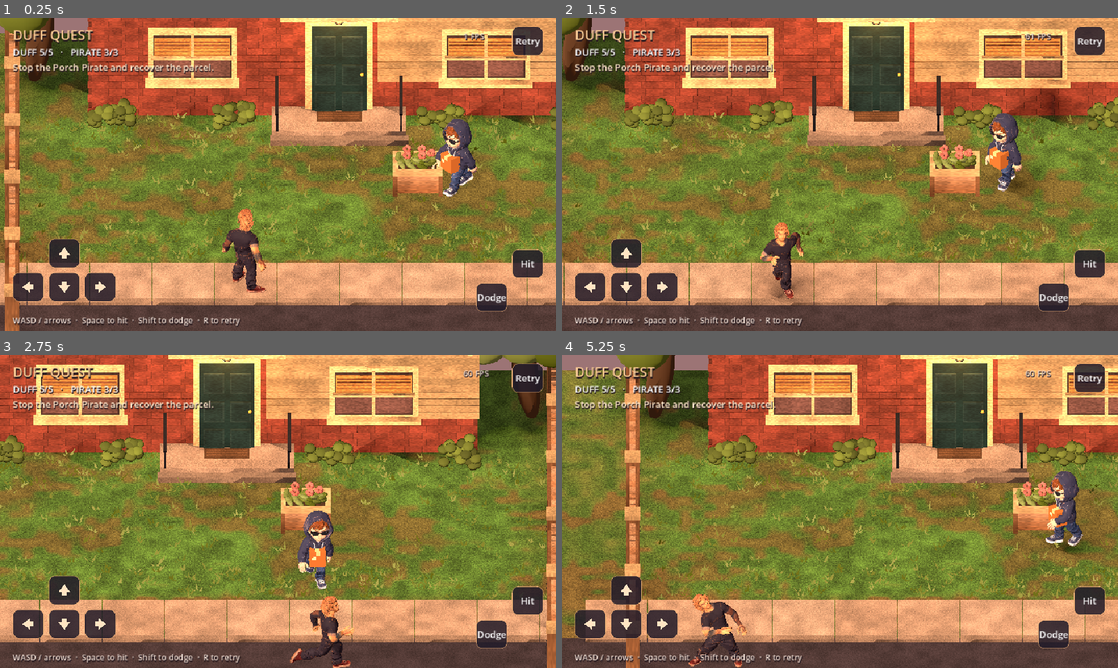
Above: before the commit, frames 1-4 (two rows, left to right).
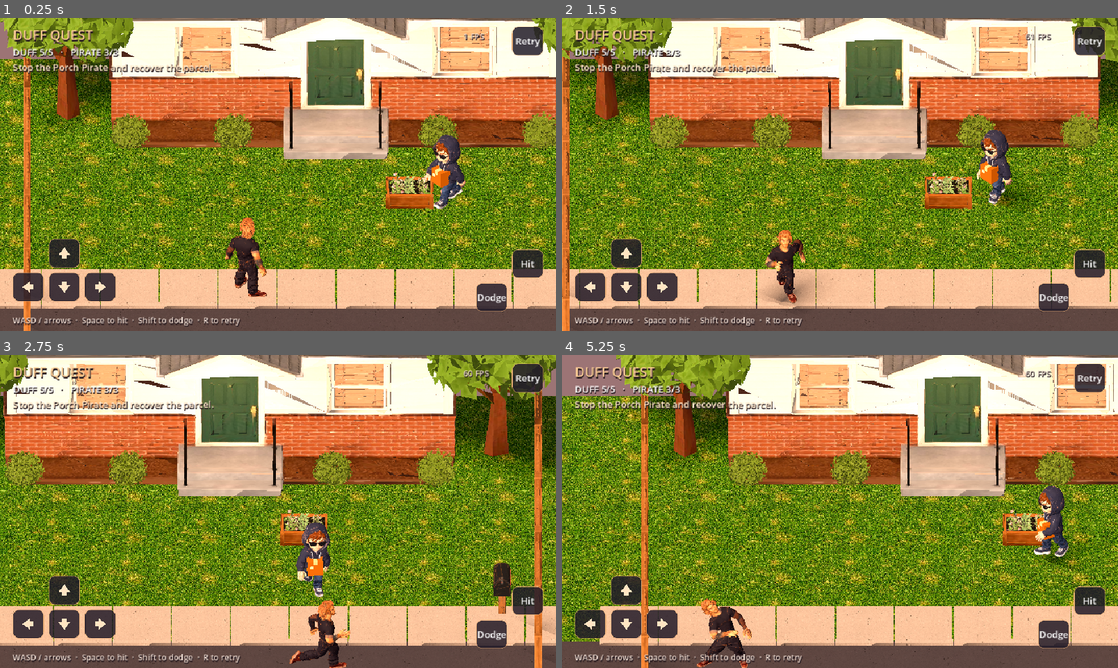
Above: after the commit, the same moments.

Repository: duffpowell-commits/duffquest
Game: Godot game, scene res://porch.tscn
Two runs of this game, one before a commit and one after it. Both use one fixed random seed, a clock stepped at 60 frames per second and the inputs below.
Inputs (mouse positions are in pixels of both pictures, inside the frame that each line leads up to):
- Up to frame 1 (0.25 s): no input
- Up to frame 2 (1.5 s): tap Enter (ui_accept) at 0.5, 0.77 s; move the mouse to (962, 158) at 0.52 s; hold Right (ui_right) 0.53-1.28 s; tap Shift at 0.6 s; click (962, 158) at 0.67 s; move the mouse to (728, 190) at 1.27 s; hold Down (ui_down) from 1.28 s (still down); tap R at 1.35 s
- Up to frame 3 (2.75 s): tap Enter (ui_accept) at 1.52 s; move the mouse to (333, 442) at 2.02 s; release Down (ui_down) at 2.03 s; hold Right (ui_right) from 2.03 s (still down); tap Shift at 2.1 s
- Up to frame 4 (5.25 s): move the mouse to (812, 574) at 2.77 s; release Right (ui_right) at 2.78 s; hold Up (ui_up) 2.78-3.53 s; tap R at 2.85, 4.35 s; click (812, 574) at 2.92 s; tap Enter (ui_accept) at 3.02, 3.77, 4.52 s; move the mouse to (1006, 558) at 3.52 s; hold Left (ui_left) 3.53-5.03 s; tap Shift at 3.6, 5.1 s; move the mouse to (673, 464) at 4.27 s; move the mouse to (867, 511) at 5.02 s; hold Down (ui_down) from 5.03 s (still down); click (867, 511) at 5.17 s

The runs differ from the first frame. In frame 1, 85% of the frame differs, in the area x 0-100%, y 0-100%; in frame 2, 85%; in frame 3, 86%; in frame 4, 86%.

Commit message:
3D porch slice: Meshy porch set to match the characters (#198)
* CI: stop holding back keystone-signed APKs on the dev release

Since Nov 23 every main build warned "this APK does not use the keystone
certificate" and kept the old APKs, yet keytool shows the keystone cert on all
three (CN=Keystone Games Key, F4:67:23:...). Match any apksigner "Signer ...
SHA-256 digest" line, fall back to keytool, log what the verifier said, and
check the porch3d APK too.

Co-Authored-By: Claude Opus 5.5 <noreply@anthropic.com>
Claude-Session: https://claude.ai/code/session_01V3sbxJwxg8bTft17uBPzRF

* CI: dedupe multi-line signer digests; keytool fallback only when apksigner is missing

Co-Authored-By: Claude Opus 5.5 <noreply@anthropic.com>
Claude-Session: https://claude.ai/code/session_01V3sbxJwxg8bTft17uBPzRF

* CI: read 'V3.0 Signer:' digest lines (apksigner on CI prefixes the scheme)

Run 45503525771 printed 'V3.0 Signer: certificate SHA-256 digest: f46723ee...' (the keystone),
which the ^Signer anchor missed, so every APK was still held back.

Co-Authored-By: Claude Opus 5.5 <noreply@anthropic.com>
Claude-Session: https://claude.ai/code/session_01V3sbxJwxg8bTft17uBPzRF

* 3D porch slice: Marketplace Mike fight (OBO sign throw, charge, rage taunt, KO)

Meshy model from his sprite sheet on the 24-bone rig with 7 real clips; walks in once the parcel is
back. Smoke 39 PASS. strip_pbr.py drops Meshy's unused normal/metal maps; clip_sheet.gd previews clips.

Co-Authored-By: Claude Opus 5.5 <noreply@anthropic.com>
Claude-Session: https://claude.ai/code/session_01V3sbxJwxg8bTft17uBPzRF

* Mike: step around the planter instead of standing off; a dodged OBO sign flies on past

From the fresh-eyes review. Also commits clip_sheet.gd.uid.

Co-Authored-By: Claude Opus 5.5 <noreply@anthropic.com>
Claude-Session: https://claude.ai/code/session_01V3sbxJwxg8bTft17uBPzRF

* clip_sheet.gd: load() rig_actor at runtime (main project's parse check has no res://rig_actor.gd)

Co-Authored-By: Claude Opus 5.5 <noreply@anthropic.com>
Claude-Session: https://claude.ai/code/session_01V3sbxJwxg8bTft17uBPzRF

* 3D porch slice: Meshy porch set in the characters' style (house, fence, planter, tree, bushes, mailbox)

Props generated from references in the same render style as the Meshy characters and fitted onto the
old layout (collisions unchanged); tiling grass/sidewalk textures; AgX tonemap; camera reframed so the
house front stays on screen. strip_pbr.py can now cap texture size. Smoke 40 PASS.

Co-Authored-By: Claude Opus 5.5 <noreply@anthropic.com>
Claude-Session: https://claude.ai/code/session_01V3sbxJwxg8bTft17uBPzRF

* 3D porch set: house sits on the ground, frontage collider meets the brick, trunk + mailbox colliders, drop unused texture

Co-Authored-By: Claude Opus 5.5 <noreply@anthropic.com>
Claude-Session: https://claude.ai/code/session_01V3sbxJwxg8bTft17uBPzRF

---------

Co-authored-by: Claude <noreply@anthropic.com>

Diff:
--- a/spike_full3d/porch.gd
+++ b/spike_full3d/porch.gd
@@ -34,7 +34,7 @@
 const MIKE_DIZZY := 1.0          ## after a charge: free hits
 const MIKE_SPAWN := Vector3(5.6, 0, 3.4)
 ## Closer than the block-model slice (9.25) so the real models read on a phone; follows Duff sideways.
-const CAMERA_SIZE := 6.6
+const CAMERA_SIZE := 7.0
 const CAMERA_OFFSET := Vector3(0, 9.6, 13)
 const CAMERA_X_LIMIT := 2.6
 
@@ -465,6 +465,9 @@
 	world.environment.ambient_light_source = Environment.AMBIENT_SOURCE_COLOR
 	world.environment.ambient_light_color = Color("#e9cbc0")
 	world.environment.ambient_light_energy = .69
+	# AgX keeps the Meshy textures' colour and the set's highlights from clipping (Compatibility supports it).
+	world.environment.tonemap_mode = Environment.TONE_MAPPER_AGX
+	world.environment.tonemap_exposure = 1.0
 	add_child(world)
 	var sun := DirectionalLight3D.new()
 	sun.rotation_degrees = Vector3(-41, -36, 0)
@@ -475,25 +478,29 @@
 	camera = Camera3D.new()
 	add_child(camera)
 	camera.position = CAMERA_OFFSET
-	camera.look_at(Vector3(0, .55, -.35))
+	camera.look_at(Vector3(0, .55, -.9))
 	camera.projection = Camera3D.PROJECTION_ORTHOGONAL
 	camera.size = CAMERA_SIZE
 	camera.make_current()
-	Art.garden(self)
-	Art.pavement(self)
-	Art.frontage(self)
-	Art.stoop(self)
-	Art.planter(self, PLANTER_AT, PLANTER_SIZE.x, PLANTER_SIZE.z)
+	Art.meshy_set(self, PLANTER_AT, PLANTER_SIZE)
+	var lamp := OmniLight3D.new()  # porch light by the door
+	lamp.position = Vector3(0, 2.6, -2.9)
+	lamp.light_color = Color("#ffb15e")
+	lamp.light_energy = 1.4
+	lamp.omni_range = 2.8
+	add_child(lamp)
 	_collider("Ground", Vector3(0, -.16, 0), Vector3(16, .32, 11))
-	_collider("FrontageCollider", Vector3(0, 1.4, -4.6), Vector3(10.6, 2.8, 2.4))
+	_collider("FrontageCollider", Vector3(0, 1.4, -4.85), Vector3(10.6, 2.8, 1.9))
 	_collider("StoopCollider", Vector3(0, .119, -2.95), Vector3(2.84, .238, 1.03))
 	_collider("StepCollider", Vector3(0, .066, -2.35), Vector3(2.92, .132, .22))
 	for x in [-6.9, 6.9]:
-		Art.fence(self, x)
 		_collider("FenceCollider", Vector3(x, .65, 0), Vector3(.32, 1.3, 11))
 	_collider("StreetLimit", Vector3(0, .6, 5.39), Vector3(15, 1.2, .23))
 	_collider("RearLimit", Vector3(0, .7, -5.51), Vector3(15, 1.4, .25))
 	_collider("PlanterCollider", PLANTER_AT + Vector3.UP * PLANTER_SIZE.y * .5, PLANTER_SIZE)
+	for x in [-6.0, 6.0]:
+		_collider("TrunkCollider", Vector3(x, .9, -4.2), Vector3(.5, 1.8, .5))
+	_collider("MailboxCollider", Vector3(6.1, .62, 2.45), Vector3(.42, 1.25, .5))
 
 func _build_hud() -> void:
 	var layer := CanvasLayer.new()
--- a/spike_full3d/porch_art.gd
+++ b/spike_full3d/porch_art.gd
@@ -77,7 +77,6 @@
 		visual.position = at
 		return visual
 
-
 static func surface_detail(visual: MeshInstance3D, grain: float, scale: Vector3, lawn := false) -> void:
 	var material := ShaderMaterial.new()
 	material.shader = GRAIN_SHADER
@@ -86,14 +85,10 @@
 	material.set_shader_parameter("lawn", lawn)
 	visual.material_override = material
 
-
 const SKIN := Color("#d38a59")
 const BLACK := Color("#25242c")
 const GOLD := Color("#e3ab55")
-const WOOD := Color("#a77953")
 const TRIM := Color("#e6c393")
-const CONCRETE := Color("#ae9580")
-const LEAF := Color("#74803e")
 
 static func person(parent: Node3D, hood: bool) -> Node3D:
 	var model := Node3D.new()
@@ -168,7 +163,6 @@
 		arm.finish(model, tag + "Arm", Vector3(side * .27, .925, 0))
 	return model
 
-
 static func animal_ink(mesh: Sculpture, at: Vector3, ink: Color, wolf: bool, yaw := 0.0) -> void:
 	var pose := Basis(Vector3.UP, yaw)
 	mesh.form(at, Vector3(.09, .108, .018), ink, Vector3(0, yaw, 0), 8)
@@ -180,7 +174,6 @@
 		eyes.append_array([Vector2(0, .04), Vector2(-.027, .033), Vector2(.027, .033), Vector2(-.022, -.009), Vector2(.022, -.009)])
 	for eye in eyes:
 		mesh.form(at + pose * Vector3(eye.x, eye.y, -.013), Vector3(.012, .008, .008), GOLD, Vector3(0, yaw, 0), 6)
-
 
 static func parcel(parent: Node3D, at: Vector3) -> Node3D:
 	var mesh := Sculpture.new()
@@ -191,174 +184,84 @@
 	mesh.box(Vector3(.086, .034, -.128), Vector3(.086, .07, .004), Color("#e6d7ae"))
 	return mesh.finish(parent, "Parcel", at)
 
-
-static func planter(parent: Node3D, at: Vector3, width: float, depth: float) -> void:
-	var mesh := Sculpture.new()
-	for side in [-1.0, 1.0]:
-		for row in 4:
-			var y := .115 + row * .112
-			var board := WOOD.lightened(row * .055)
-			mesh.box(Vector3(0, y, side * (depth / 2 - .06)), Vector3(width - .065, .104, .08), board)
-			mesh.box(Vector3(side * (width / 2 - .055), y, 0), Vector3(.08, .104, depth - .065), board.darkened(.1))
-		for end in [-1.0, 1.0]:
-			mesh.box(Vector3(side * (width / 2 - .05), .289, end * (depth / 2 - .05)), Vector3(.10, .578, .10), WOOD.darkened(.18))
-		mesh.box(Vector3(0, .567, side * (depth / 2 - .06)), Vector3(width, .106, .12), TRIM.darkened(.17))
-		mesh.box(Vector3(side * (width / 2 - .06), .567, 0), Vector3(.12, .106, depth - .24), TRIM.darkened(.13))
-	mesh.box(Vector3(0, .515, 0), Vector3(width - .17, .06, depth - .16), Color("#503b2c"))
-	var rng := RandomNumberGenerator.new()
-	rng.seed = 186
-	for i in 30:
-		var angle := i * 2.4
-		var spread := rng.randf_range(.1, .43)
-		mesh.form(Vector3(cos(angle) * spread, .66 + rng.randf_range(-.08, .07), sin(angle) * spread * .65), Vector3(.13, .095, .27), LEAF.lightened(rng.randf_range(-.15, .18)), Vector3(-.42, -angle, .14), 8)
-	for i in 5:
-		var angle := i * TAU / 5.0
-		var bloom := Vector3(cos(angle) * .28, .81 + .04 * (i % 2), sin(angle) * .16)
-		for petal in 9:
-			var orbit := petal * 2.4
-			mesh.form(bloom + Vector3(cos(orbit) * .056, .026 * (petal % 3), sin(orbit) * .052), Vector3(.083, .076, .081), Color("#c07669").lightened(.055 * (petal % 3)), Vector3.ZERO, 7)
-	surface_detail(mesh.finish(parent, "FlowerPlanter", at), .35, Vector3(16, 145, 16))
-
-
-static func frontage(parent: Node3D) -> void:
-	var mesh := Sculpture.new()
-	var brick := Color("#a15643")
-	mesh.box(Vector3(0, 1.4, -4.6), Vector3(10.6, 2.8, 2.4), brick.darkened(.27))
-	for row in 16:
-		var y := .085 + row * .172
-		for column in 29:
-			var x := -5.14 + column * .363 + (row % 2) * .09
-			if y > .89 and x > .8:
-				continue
-			var tint := 1.0 - float((column * 19 + row * 7) % 13) / 86.0
-			mesh.box(Vector3(x, y, -3.385), Vector3(.35, .156, .035), brick * Color(tint, tint, tint))
-	for row in 11:
-		mesh.box(Vector3(3.07, .963 + row * .172, -3.374), Vector3(4.51, .163, .064), TRIM.darkened(.19 + .032 * (row % 3)))
-	var roof := Color("#555064")
-	for side in [-1.0, 1.0]:
-		mesh.box(Vector3(0, 3.35, -4.61 + side * .84), Vector3(11.08, .16, 1.91), roof, Vector3(side * .43, 0, 0))
-		for row in 5:
-			for column in 29:
-				var x := -5.36 + column * .38 + (row % 2) * .09
-				var tint := .92 + .025 * ((row + column * 3) % 5)
-				mesh.box(Vector3(x, 3.132 + row * .145, -4.61 + side * (1.515 - row * .317)), Vector3(.367, .046, .35), roof * Color(tint, tint, tint), Vector3(side * .43, 0, 0))
-	# A narrow board at each height follows the triangular gable.
-	for row in 8:
-		var width := 4.18 - row * .50
-		mesh.box(Vector3(3.04, 2.951 + row * .105, -2.939), Vector3(width, .10, .14), TRIM.darkened(.16 + .018 * (row % 3)))
-	for side in [-1.0, 1.0]:
-		mesh.box(Vector3(3.04 + side * 1.06, 3.357, -2.88), Vector3(2.37, .114, .19), TRIM, Vector3(0, 0, -side * .402))
-		mesh.box(Vector3(3.04 + side * 1.06, 3.432, -3.17), Vector3(2.35, .095, .70), roof, Vector3(0, 0, -side * .402))
-	mesh.box(Vector3(3.04, 3.347, -2.842), Vector3(.35, .29, .05), WOOD.darkened(.23))
-	for slat in 4:
-		mesh.box(Vector3(3.04, 3.246 + slat * .065, -2.807), Vector3(.27, .03, .04), TRIM.darkened(.29))
-	mesh.box(Vector3(-1.96, 2.968, -2.965), Vector3(7.08, .13, .105), TRIM)
-	mesh.box(Vector3(0, 3.087, -3.012), Vector3(2.43, .12, .93), roof, Vector3(.14, 0, 0))
-	mesh.box(Vector3(0, 2.999, -2.59), Vector3(2.49, .12, .085), TRIM)
-	for side in [-1.0, 1.0]:
-		mesh.box(Vector3(side * 1.11, 2.83, -3.18), Vector3(.103, .34, .33), WOOD, Vector3(.55, 0, 0))
-		var x: float = side * 3.1
-		mesh.box(Vector3(x, 1.59, -3.32), Vector3(1.87, 1.28, .12), TRIM)
-		mesh.box(Vector3(x, 1.59, -3.249), Vector3(1.65, 1.06, .04), Color("#59423c"))
-		for pane in [-1.0, 1.0]:
-			mesh.box(Vector3(x + pane * .41, 1.84, -3.221), Vector3(.77, .455, .017), Color("#cf9756"))
-			mesh.box(Vector3(x + pane * .41, 1.34, -3.221), Vector3(.77, .455, .017), Color("#805e55"))
-			for slat in 5:
-				mesh.box(Vector3(x + pane * .41, 1.66 + slat * .08, -3.208), Vector3(.74, .021, .011), Color("#9d6b47"))
-		mesh.box(Vector3(x, 1.59, -3.197), Vector3(.07, 1.18, .062), TRIM.darkened(.07))
-		mesh.box(Vector3(x, 1.59, -3.192), Vector3(1.73, .065, .068), TRIM.darkened(.07))
-		mesh.box(Vector3(x, .946, -3.205), Vector3(1.99, .091, .24), TRIM)
-	mesh.box(Vector3(0, 1.23, -3.326), Vector3(1.42, 2.44, .12), TRIM)
-	mesh.box(Vector3(0, 1.202, -3.239), Vector3(1.16, 2.28, .071), Color("#263e3a"))
-	for y in [.49, 1.16, 1.88]:
-		for x in [-.284, .284]:
-			mesh.box(Vector3(x, y, -3.19), Vector3(.438, .495, .04), Color("#354a44"))
-			mesh.box(Vector3(x, y, -3.166), Vector3(.372, .429, .011), Color("#2b403c"))
-	mesh.form(Vector3(.486, 1.19, -3.151), Vector3(.074, .074, .083), GOLD)
-	mesh.form(Vector3(0, 2.63, -3.16), Vector3(.18, .25, .20), Color("#ffd487"))
-	mesh.form(Vector3(0, 2.765, -3.16), Vector3(.22, .13, .22), BLACK)
-	for i in 4:
-		var angle := (i + .5) * TAU / 4.0
-		mesh.box(Vector3(cos(angle) * .081, 2.623, -3.16 + sin(angle) * .086), Vector3(.016, .218, .016), BLACK)
-	for y in [2.532, 2.709]:
-		mesh.band(Vector3(0, y, -3.16), .089, BLACK, Vector3.ZERO, .009)
-	surface_detail(mesh.finish(parent, "BrickAndClapboardFrontage"), .39, Vector3(27, 63, 42))
-	var lamp := OmniLight3D.new()
-	lamp.position = Vector3(0, 2.58, -3.03)
-	lamp.light_color = Color("#ffb15e")
-	lamp.light_energy = 1.55
-	lamp.omni_range = 2.8
-	parent.add_child(lamp)
-
-
-static func stoop(parent: Node3D) -> void:
-	var mesh := Sculpture.new()
-	mesh.box(Vector3(0, .119, -2.95), Vector3(2.84, .238, 1.03), CONCRETE)
-	mesh.box(Vector3(0, .066, -2.35), Vector3(2.92, .132, .22), CONCRETE.darkened(.14))
-	mesh.box(Vector3(0, .248, -2.98), Vector3(.95, .02, .36), WOOD.darkened(.38))
-	for side in [-1.0, 1.0]:
-		var x: float = side * 1.31
-		for post in 5:
-			var z := -3.32 + post * .218
-			var high := .99 - .075 * post
-			mesh.box(Vector3(x, (high + .24) * .5, z), Vector3(.045, high - .24, .043), BLACK)
-		mesh.box(Vector3(x, .84, -2.88), Vector3(.075, .065, 1.01), BLACK, Vector3(.329, 0, 0))
-	for rib in 14:
-		mesh.box(Vector3(0, .259, -3.144 + rib * .024), Vector3(.87, .008, .008), WOOD.darkened(.21))
-	surface_detail(mesh.finish(parent, "StoopAndRails"), .35, Vector3(62, 62, 62))
-
-
-static func fence(parent: Node3D, x: float) -> void:
-	var mesh := Sculpture.new()
-	for i in 47:
-		var z := -5.31 + i * .229
-		var tint := float((i * 17) % 11) * .017
-		var y := .66 + (i % 3) * .013
-		mesh.box(Vector3(0, y, z), Vector3(.12, 1.23, .208), WOOD.lightened(tint))
-		mesh.box(Vector3(0, y + .614, z), Vector3(.12, .072, .146), WOOD.lightened(tint + .055))
-	for y in [.28, 1.07]:
-		mesh.box(Vector3(-signf(x) * .084, y, 0), Vector3(.095, .128, 10.84), WOOD.darkened(.17))
-	for i in 6:
-		var z := -5.35 + i * 2.14
-		mesh.box(Vector3(0, .724, z), Vector3(.29, 1.448, .30), WOOD.darkened(.18))
-		mesh.box(Vector3(0, 1.463, z), Vector3(.333, .105, .339), TRIM.darkened(.21))
-		for nail in [-1.0, 1.0]:
-			mesh.form(Vector3(-signf(x) * .155, 1.07, z + nail * .074), Vector3(.018, .033, .033), BLACK, Vector3.ZERO, 6)
-	surface_detail(mesh.finish(parent, "TimberFence", Vector3(x, 0, 0)), .34, Vector3(40, 9, 105))
-
-
-static func pavement(parent: Node3D) -> void:
-	var mesh := Sculpture.new()
-	mesh.box(Vector3(0, -.055, 5.43), Vector3(20.0, .11, 3.69), Color("#4b4146"))
+# --- Meshy set dressing (Nov 24): props made in the same render style as the characters. ---
+# Each GLB is normalised (largest side ~1.9) and centred, so place() fits it to a target size.
+# Collision stays the simple boxes in porch.gd.
+
+## Fit a prop so its bounding box becomes `size` (axes left at 0 follow the largest given scale),
+## with its base on y=at.y and its centre at at.x/at.z.
+static func place(parent: Node3D, file: String, at: Vector3, size: Vector3, yaw := 0.0) -> Node3D:
+	var prop: Node3D = (load("res://models/set/%s.glb" % file) as PackedScene).instantiate()
+	prop.name = file.capitalize()
+	prop.set_meta("set_prop", file)
+	parent.add_child(prop, true)
+	var box := AABB()
+	var first := true
+	for mesh in prop.find_children("*", "MeshInstance3D", true, false):
+		var visual := mesh as MeshInstance3D
+		var bounds: AABB = visual.transform * visual.get_aabb()
+		box = bounds if first else box.merge(bounds)
+		first = false
+		visual.cast_shadow = GeometryInstance3D.SHADOW_CASTING_SETTING_ON
+	var turned := box.size if is_zero_approx(fmod(yaw, PI)) else Vector3(box.size.z, box.size.y, box.size.x)
+	var fit := Vector3(size.x / turned.x if size.x > 0 else 0.0, size.y / turned.y if size.y > 0 else 0.0,
+		size.z / turned.z if size.z > 0 else 0.0)
+	var largest := maxf(fit.x, maxf(fit.y, fit.z))
+	for axis in 3:
+		if fit[axis] == 0.0:
+			fit[axis] = largest
+	if not is_zero_approx(fmod(yaw, PI)):
+		fit = Vector3(fit.z, fit.y, fit.x)
+	prop.scale = fit
+	prop.rotation.y = yaw
+	var centre := box.get_center() * fit
+	prop.position = at - Basis(Vector3.UP, yaw) * Vector3(centre.x, 0, centre.z) - Vector3(0, box.position.y * fit.y, 0)
+	return prop
+
+## World z of a placed prop's front-most point.
+static func _front(prop: Node3D) -> float:
+	var front := -INF
+	for mesh in prop.find_children("*", "MeshInstance3D", true, false):
+		var visual := mesh as MeshInstance3D
+		var local := visual.get_aabb()
+		for i in 8:
+			front = maxf(front, (prop.transform * visual.transform * local.get_endpoint(i)).z)
+	return front
+
+static func textured(visual: MeshInstance3D, file: String, tiles_per_metre: float, tint := Color.WHITE) -> void:
+	var material := StandardMaterial3D.new()
+	material.albedo_texture = load("res://models/set/%s.jpg" % file)
+	material.albedo_color = tint
+	material.uv1_triplanar = true
+	material.uv1_world_triplanar = true
+	material.uv1_scale = Vector3.ONE * tiles_per_metre
+	material.roughness = .95
+	visual.material_override = material
+
+static func meshy_set(parent: Node3D, planter_at: Vector3, planter_size: Vector3) -> void:
+	# House: front wall + stoop where the old frontage stood; the roof runs back out of the way.
+	var house := place(parent, "house", Vector3(0, 0, -4.6), Vector3(10.4, 0, 0))
+	house.scale.y *= .78  # a little squat so the door and windows stay on screen under the high camera
+	house.position.y *= .78  # the squash pivots on the origin; keep the base on the ground
+	house.position.z += -2.3 - _front(house)  # stoop's front edge on the old step line
+	for x in [-6.9, 6.9]:
+		for i in 5:
+			place(parent, "fence", Vector3(x, 0, -4.4 + i * 2.2), Vector3(0, 1.4, 2.24), PI / 2)
+	for side in [-1.0, 1.0]:
+		place(parent, "tree", Vector3(side * 6.0, 0, -4.2), Vector3(0, 4.6, 0), side * .6)
+	for x in [-4.6, -2.3, 2.3, 4.6]:
+		place(parent, "bush", Vector3(x, 0, -2.95), Vector3(0, .8, 0), x)
+	place(parent, "planter", planter_at, planter_size)
+	place(parent, "mailbox", Vector3(6.1, 0, 2.45), Vector3(0, 1.25, 0), -PI / 2)
+	var lawn := Sculpture.new()
+	lawn.box(Vector3(0, -.146, -.5), Vector3(22, .28, 12), Color.WHITE)
+	textured(lawn.finish(parent, "Lawn"), "grass", .3, Color("#b8c4a0"))
+	var walk := Sculpture.new()
 	for i in 12:
 		var x := -7.25 + i * 1.32
-		mesh.box(Vector3(x, .012, 2.91), Vector3(1.306, .043, 1.45), CONCRETE.lightened(.027 * (i % 4)))
-		mesh.box(Vector3(x, .029, 3.672), Vector3(1.304, .078, .16), CONCRETE.darkened(.10))
-	surface_detail(mesh.finish(parent, "SidewalkAndCurb"), .35, Vector3(77, 77, 77))
-
-
-static func garden(parent: Node3D) -> void:
-	var mesh := Sculpture.new()
-	var rng := RandomNumberGenerator.new()
-	rng.seed = 341
-	var ground := Sculpture.new()
-	ground.box(Vector3(0, -.146, -.5), Vector3(22, .28, 12), Color("#74814b"))
-	surface_detail(ground.finish(parent, "Lawn"), .55, Vector3(61, 12, 76), true)
-	for i in 460:
-		var x := rng.randf_range(-6.84, 6.84)
-		var z := rng.randf_range(-3.32, 2.18)
-		if i % 2 == 0:
-			z = lerpf(z, 2.12 if i % 4 == 0 else -3.19, .79)
-		var blade := LEAF.lightened(rng.randf_range(-.20, .16))
-		for leaf in 4:
-			var offset := Vector3(rng.randf_range(-.075, .075), 0, rng.randf_range(-.075, .075))
-			mesh.blade(Vector3(x, 0, z) + offset, offset * 1.3, rng.randf_range(.045, .14), blade)
-	for center in [-4.8, -2.15, 2.18, 4.85]:
-		for i in 26:
-			mesh.form(Vector3(center + rng.randf_range(-.43, .43), rng.randf_range(.08, .49), -2.96 + rng.randf_range(-.22, .21)), Vector3(.26, .17, .31), LEAF.darkened(rng.randf_range(-.12, .25)), Vector3.ZERO, 8)
-	for side in [-1.0, 1.0]:
-		var x: float = side * 6.31
-		mesh.form(Vector3(x, 1.18, -4.6), Vector3(.55, 2.66, .54), WOOD.darkened(.44), Vector3(.16, 0, side * .11))
-		for i in 17:
-			mesh.form(Vector3(x + rng.randf_range(-.91, .91), rng.randf_range(2.0, 3.85), -4.67 + rng.randf_range(-.8, .68)), Vector3(1.25, 1.28, 1.2), LEAF.lightened(rng.randf_range(-.24, .12)), Vector3.ZERO, 10)
-	mesh.finish(parent, "GrassAndPlanting")
+		walk.box(Vector3(x, .012, 2.91), Vector3(1.29, .043, 1.45), Color.WHITE)
+		walk.box(Vector3(x, .029, 3.672), Vector3(1.304, .078, .16), Color.WHITE)
+	textured(walk.finish(parent, "Sidewalk"), "sidewalk", .55, Color("#cdbfb4"))
+	var street := Sculpture.new()
+	street.box(Vector3(0, -.055, 5.43), Vector3(20.0, .11, 3.69), Color.WHITE)
+	textured(street.finish(parent, "Street"), "sidewalk", .35, Color("#55505a"))
--- a/spike_full3d/smoke.gd
+++ b/spike_full3d/smoke.gd
@@ -25,6 +25,14 @@
 	_check(sample.player is CharacterBody3D and sample.pirate is CharacterBody3D
 		and root.get_camera_3d() is Camera3D, "3D actors and camera")
 	_check(sample.package.get_parent() == sample.pirate_model, "parcel starts in pirate grip")
+	var props := {}
+	for child in sample.get_children():
+		if child.has_meta("set_prop"):
+			var key: String = child.get_meta("set_prop")
+			props[key] = props.get(key, 0) + 1
+	_check(props.get("house", 0) == 1 and props.get("fence", 0) == 10 and props.get("tree", 0) == 2
+		and props.get("bush", 0) == 4 and props.get("planter", 0) == 1 and props.get("mailbox", 0) == 1,
+		"the Meshy set is dressed: house, 10 fence panels, 2 trees, 4 bushes, planter, mailbox (%s)" % props)
 	for actor in [sample.player_model, sample.pirate_model]:
 		_check(actor.skeleton.get_bone_count() == 24 and actor.skeleton.find_bone("RightHand") >= 0,
 			"%s is a skinned mesh on the 24-bone humanoid skeleton" % actor.name)
Binary file added: spike_full3d/models/set/bush.glb
Not shown, added: spike_full3d/models/set/bush.glb.import
Binary file added: spike_full3d/models/set/bush_Image_0.jpg
Not shown, added: spike_full3d/models/set/bush_Image_0.jpg.import
Binary file added: spike_full3d/models/set/fence.glb
Not shown, added: spike_full3d/models/set/fence.glb.import
Binary file added: spike_full3d/models/set/fence_Image_0.jpg
Not shown, added: spike_full3d/models/set/fence_Image_0.jpg.import
Binary file added: spike_full3d/models/set/grass.jpg
Not shown, added: spike_full3d/models/set/grass.jpg.import
Binary file added: spike_full3d/models/set/house.glb
Not shown, added: spike_full3d/models/set/house.glb.import
(and 16 more such lines)
